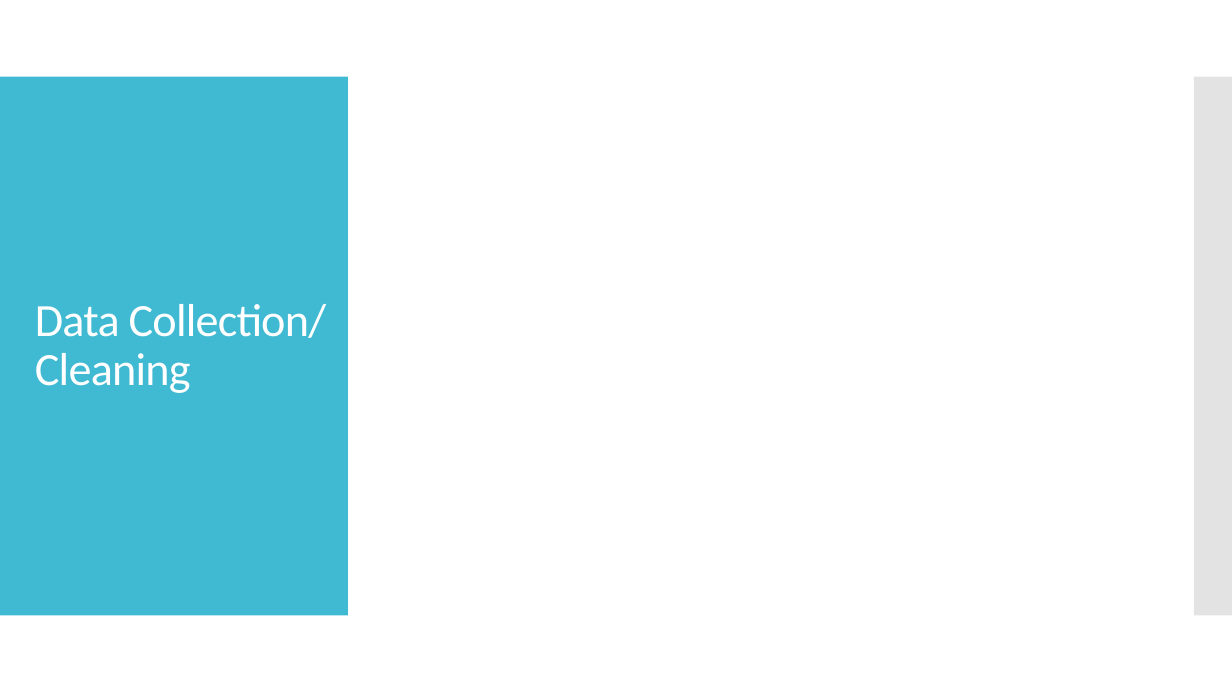
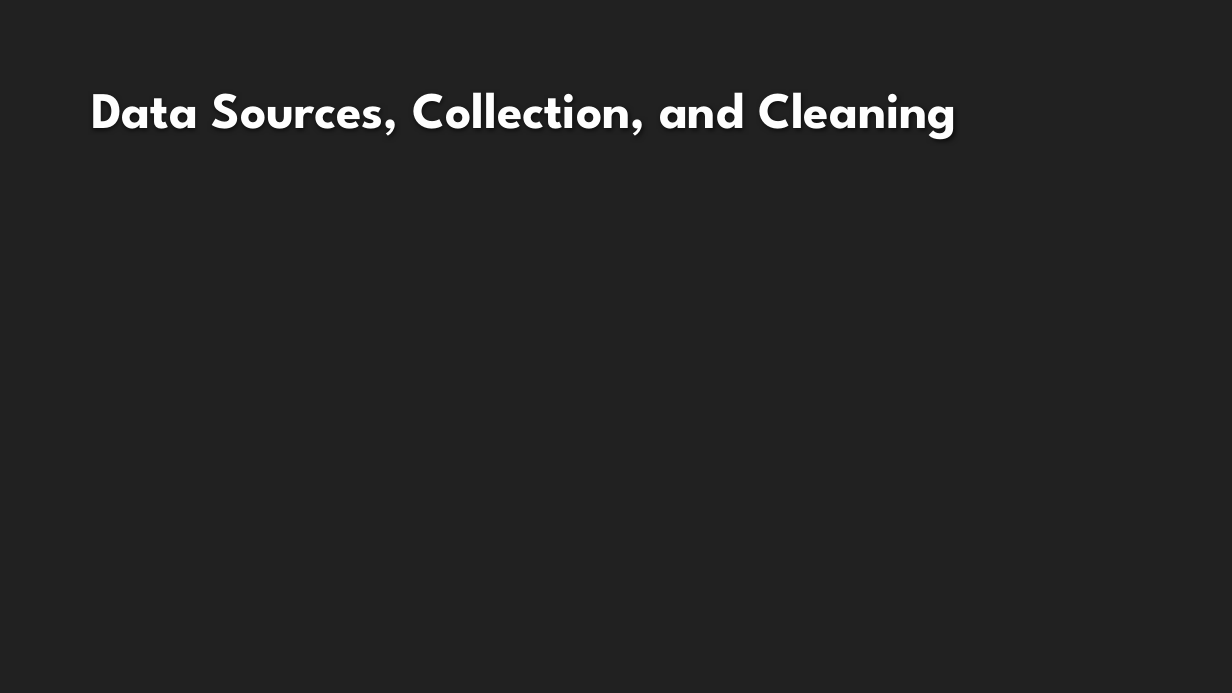
Before and after one commit to rolsenrob/SLC-AQI-Predictions-Project, a slide deck: slide 3 of Predicting Air Quality in Salt Lake City PowerPoint.pptx. Drawn at 1232x693 pixels with LibreOffice and Linux fonts; fonts in the diff are those of the drawing; background and template pictures are left out. Boxes give left, top, right and bottom in pixels: in the first picture for what was removed or moved away, otherwise in the second. Text is boxed around its words. In the diff, an @@ line names an element or a change of style, - is before the commit and + after.

Commit message:
Formatting changes to presentation

```diff
--- a/Predicting Air Quality in Salt Lake City PowerPoint.pptx
+++ b/Predicting Air Quality in Salt Lake City PowerPoint.pptx
@@ background #FFFFFF to #212121 @@
@@ title "Data Sources, Collection, and Cleaning" at bbox=[91, 92, 957, 140]: vertical alignment middle to bottom @@
@@ rectangle removed at bbox=[0, 77, 348, 616] @@
@@ rectangle removed at bbox=[1194, 77, 1232, 616] @@
@@ title at bbox=[91, 92, 957, 140]: text changed; size 36 to 40 pt; font Calibri to League Spartan; text colour #FFFFFF to #FEFEFE; bold on @@
-Data Collection/ Cleaning
+Data Sources, Collection, and Cleaning
```
Also in this commit, not shown: 4 other slides changed, 2 slides added, 2 slides removed.
